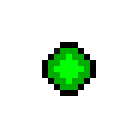
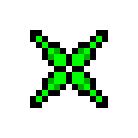
The second 138 × 138 image is a revision of the first. Changes to its layers:
painted on "New Layer#3" over (30, 30, 108, 108)
